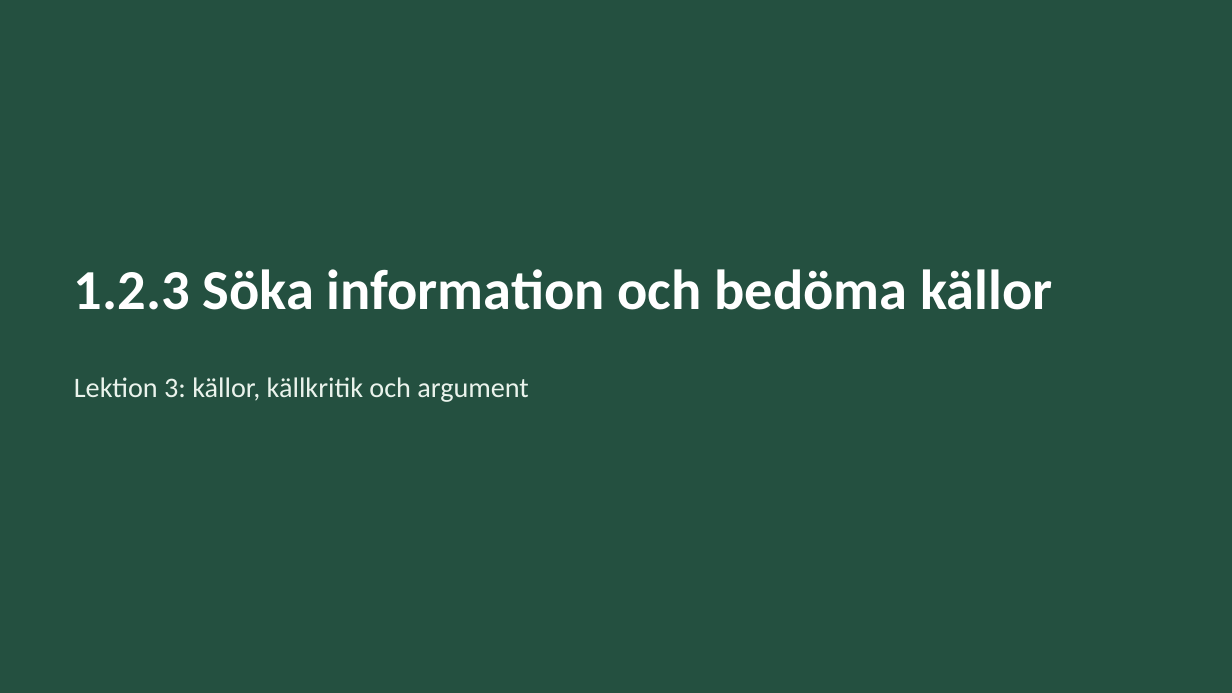
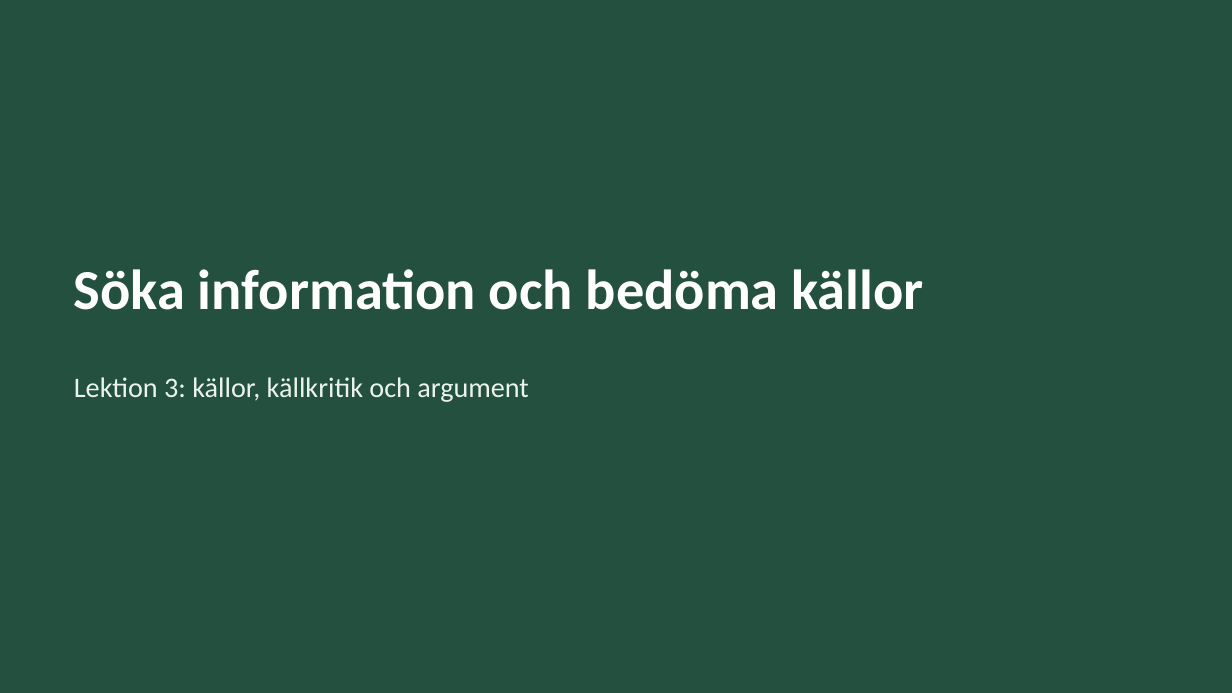
Before and after one commit to sweviktor95/pluggis, a slide deck: slide 14 of planering/biologi-omrade1/biologi-1-2-modeller-kallor-argument.pptx. Drawn at 1232x693 pixels with LibreOffice and Linux fonts; fonts in the diff are those of the drawing. Boxes give left, top, right and bottom in pixels: in the first picture for what was removed or moved away, otherwise in the second. Text is boxed around its words. In the diff, an @@ line names an element or a change of style, - is before the commit and + after.

```diff
--- a/planering/biologi-omrade1/biologi-1-2-modeller-kallor-argument.pptx
+++ b/planering/biologi-omrade1/biologi-1-2-modeller-kallor-argument.pptx
@@ title at box(74, 269, 924, 310): text changed @@
-1.2.3 Söka information och bedöma källor
+Söka information och bedöma källor
```
Also in this commit, not shown: 6 other slides changed, 14 other files.
